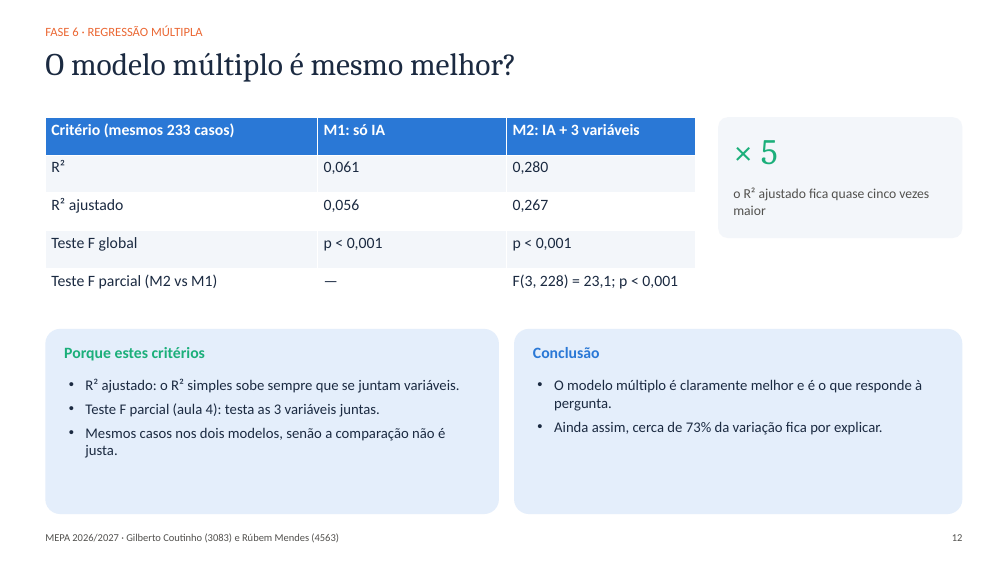
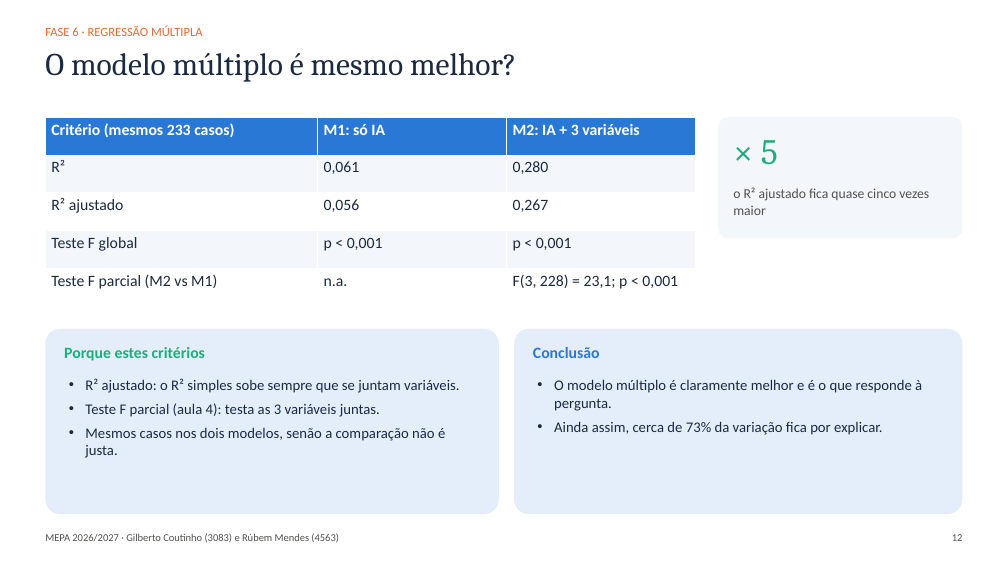
Before and after one commit to gcoutinho-ipca/tp1-mepa-ia-produtividade, a slide deck: slide 12 of Apresentacao_TP1_MEPA.pptx. Drawn at 1008x567 pixels with LibreOffice and Linux fonts; fonts in the diff are those of the drawing. Boxes give left, top, right and bottom in pixels: in the first picture for what was removed or moved away, otherwise in the second. Text is boxed around its words. In the diff, an @@ line names an element or a change of style, - is before the commit and + after.

```diff
--- a/Apresentacao_TP1_MEPA.pptx
+++ b/Apresentacao_TP1_MEPA.pptx
@@ table at box(45, 117, 696, 306) @@
-row 5, column 2: —
+row 5, column 2: n.a.
```
Also in this commit, not shown: 2 other slides changed, 2 other files.
